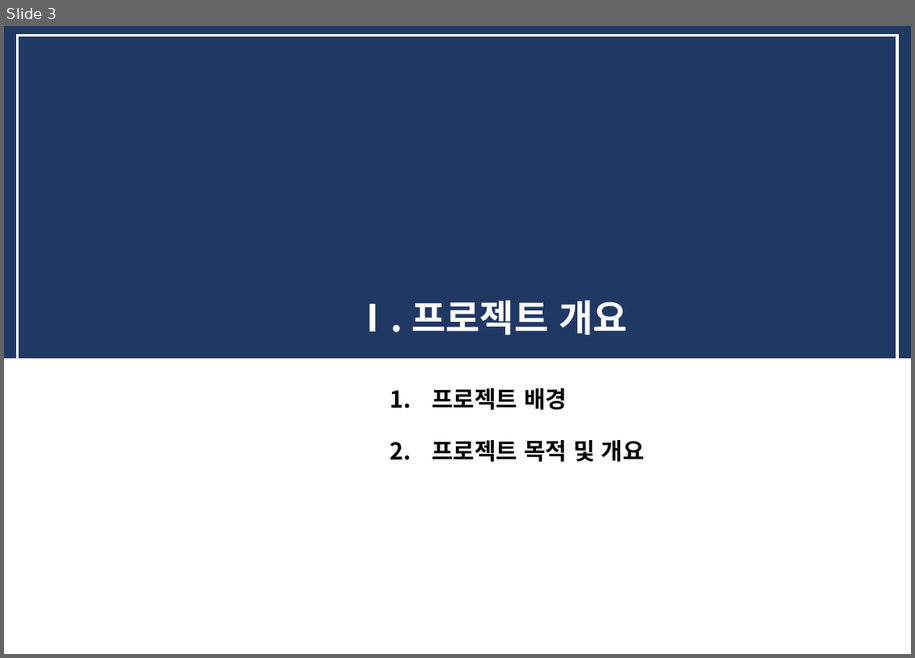
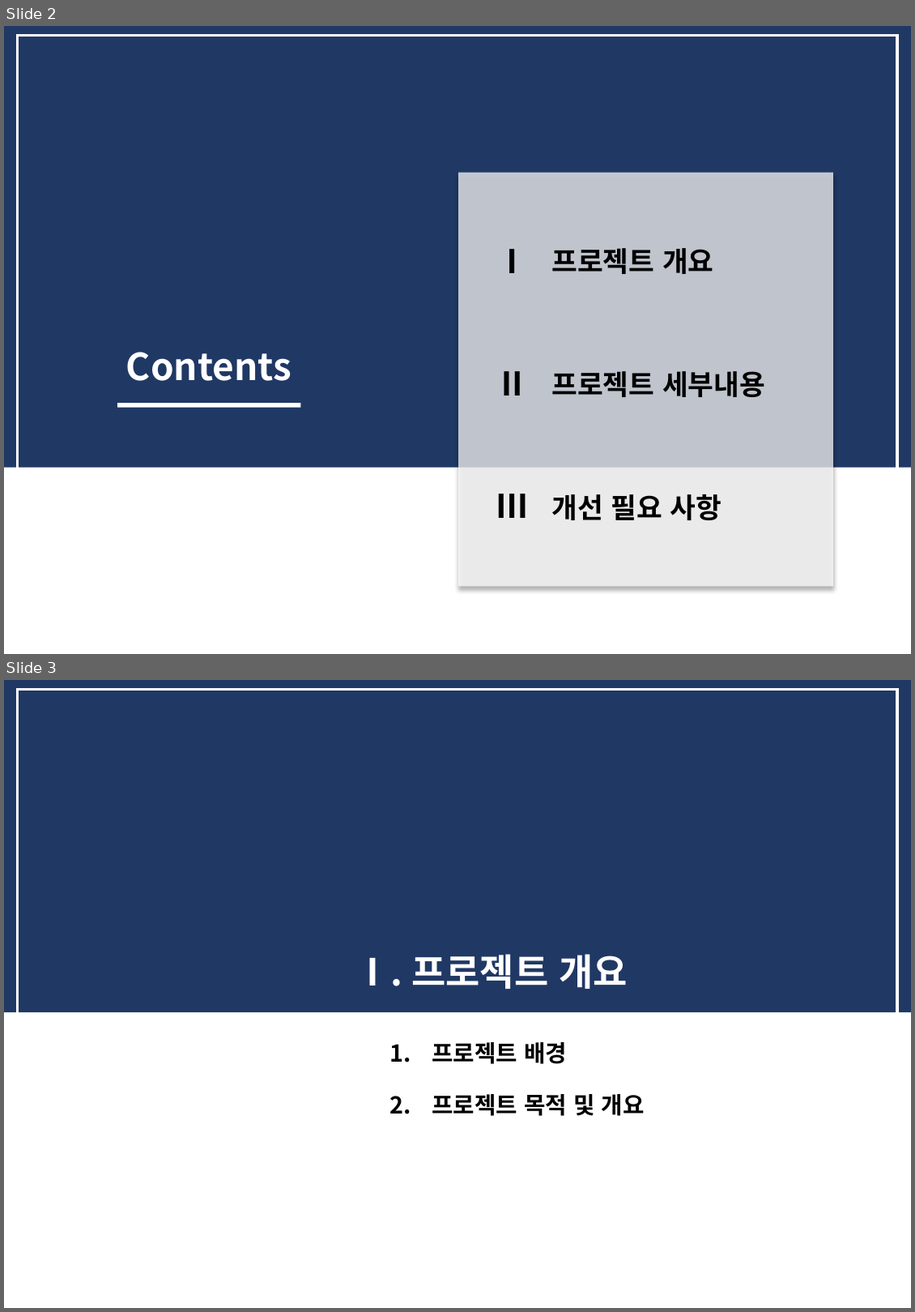
Before and after one commit to dss-14th/Regression_3_project, a slide deck: 여성임금 예측프로젝트.pptx. Shown one above the other, each under a label of ours: slide 3 before the commit, slides 2 and 3 after it. The pictures are 915x658 and 915x1312 pixels, drawn with LibreOffice and Linux fonts; fonts in the diff are those of the drawing. Boxes give left, top, right and bottom in pixels: in the first picture for what was removed or moved away, otherwise in the second. Text is boxed around its words. In the diff, an @@ line names an element or a change of style, - is before the commit and + after.

```diff
--- a/여성임금 예측프로젝트.pptx
+++ b/여성임금 예측프로젝트.pptx
@@ slide 2 added at [4, 26, 911, 654], background #FFFFFF @@
@@ rectangle added at [4, 26, 911, 467], fill #203864 @@
@@ rectangle added at [18, 35, 897, 612], outline #FFFFFF 2.25 pt @@
@@ rectangle added at [459, 173, 834, 587], fill #FFFFFF at 73% opacity @@
@@ text added at [496, 249, 528, 273], 28 pt, text #000000, bold @@
+Ⅰ
@@ text added at [552, 248, 714, 274], 24 pt, text #000000, bold @@
+프로젝트 개요
@@ text added at [126, 352, 292, 381], 32 pt, text #FFFFFF, bold @@
+Contents
@@ text added at [496, 371, 528, 395], 28 pt, text #000000, bold @@
+Ⅱ
@@ text added at [552, 371, 765, 397], 24 pt, text #000000, bold @@
+프로젝트 세부내용
@@ rectangle added at [118, 403, 301, 408], fill #FFFFFF @@
@@ text added at [496, 493, 528, 518], 28 pt, text #000000, bold @@
+Ⅲ
@@ text added at [552, 494, 722, 520], 24 pt, text #000000, bold @@
+개선 필요 사항
```
Also in this commit, not shown: 14 slides changed, 26 other slides added, 8 slides removed, 6 other files.
